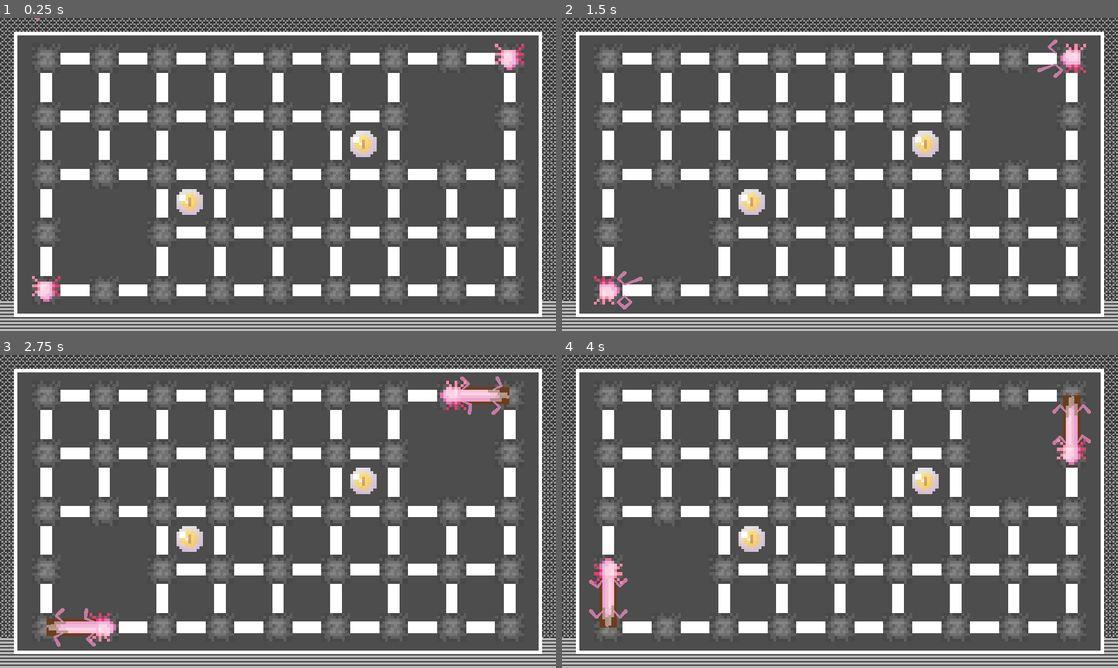
Above: before the commit, frames 1-4 (two rows, left to right).
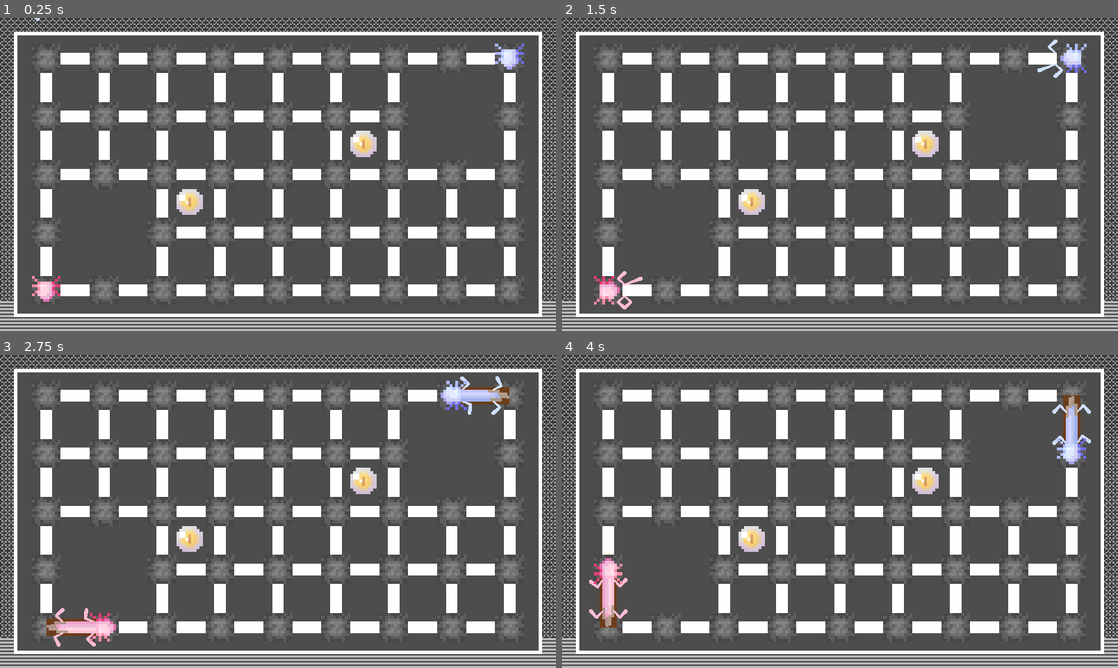
Above: after the commit, the same moments.

Repository: r8114wjbn9118/Hello-Godot-Game-Jam-1
Game: Godot game, scene res://Map/Map.tscn
The game is run twice, just before and just after one commit, with the same random seed, the same clock (stepped at 60 frames per second) and the same inputs. The engine's default icon, where the game draws it, is replaced by a stand-in: a white triangle on a blue panel in a dark square.
Inputs:
- Up to frame 1 (0.25 s): no input
- Up to frame 2 (1.5 s): tap Enter (ui_accept) at 0.5, 0.77 s; hold Right (ui_right) 0.53-1.28 s; hold Z (z) 0.53-1.28 s; hold Down (ui_down) from 1.28 s (still down); tap Z (z) at 1.35 s
- Up to frame 3 (2.75 s): tap Enter (ui_accept) at 1.52, 2 s; release Down (ui_down) at 2.03 s; hold Right (ui_right) from 2.03 s (still down); hold Z (z) from 2.03 s (still down)
- Up to frame 4 (4 s): release Right (ui_right) at 2.78 s; release Z (z) at 2.78 s; hold Up (ui_up) 2.78-3.53 s; tap Z (z) at 2.85 s; tap Enter (ui_accept) at 3.02, 3.77 s; hold Left (ui_left) from 3.53 s (still down); hold Z (z) from 3.53 s (still down)

The runs differ from the first frame. In frame 1, 0.2% of the frame differs, in the area x 6-95%, y 0-17%; in frame 2, 0.4%; in frame 3, 0.7%, in the area x 9-91%, y 6-94%; in frame 4, 0.7%.

Commit message:
color fix

Diff:
--- a/Map/wormManager.gd
+++ b/Map/wormManager.gd
@@ -34,9 +34,12 @@
 	main_worm.move_finish_signal.connect(_on_worm_move_finish)
 	sub_worm.move_finish_signal.connect(_on_worm_move_finish)
 
+
 func initialize(move_speed, max_move_distance):
 	self.move_speed = move_speed
 	self.max_move_distance = max_move_distance
+	main_worm.is_main(true)
+	sub_worm.is_main(false)
 
 	init_pos()
 	move_path = [main_worm.game_pos]
--- a/MapItems/WormTail/body/WormBody.tscn
+++ b/MapItems/WormTail/body/WormBody.tscn
@@ -6,6 +6,7 @@
 [ext_resource type="Script" path="res://MapItems/WormTail/body/path_line.gd" id="2_yo5do"]
 [ext_resource type="Script" path="res://MapItems/WormTail/body/body_line.gd" id="4_6p0er"]
 [ext_resource type="PackedScene" uid="uid://up6yecfvyrms" path="res://MapItems/WormTail/legIK/LegIK.tscn" id="5_ca66f"]
+[ext_resource type="Texture2D" uid="uid://ba628tixl2qel" path="res://image/洞螈圖示（粉／藍）/藍藍洞螈.png" id="7_lsyt8"]
 
 [sub_resource type="Curve2D" id="Curve2D_58frh"]
 _data = {
@@ -54,6 +55,7 @@
 position = Vector2(130, -34)
 
 [node name="BodyLine" type="Line2D" parent="Node/Body"]
+z_index = 2
 points = PackedVector2Array(60, -15, 181, 58)
 width = 20.0
 texture = ExtResource("2_q8g0w")
@@ -66,3 +68,10 @@
 z_index = 4
 scale = Vector2(5, 5)
 texture = ExtResource("2_vebed")
+
+[node name="藍藍洞螈" type="Sprite2D" parent="."]
+visible = false
+z_index = 4
+position = Vector2(0, -1)
+scale = Vector2(5, 5)
+texture = ExtResource("7_lsyt8")
--- a/MapItems/WormTail/body/body_line.gd
+++ b/MapItems/WormTail/body/body_line.gd
@@ -9,6 +9,12 @@
 	return $BodyLine.points
 func setPoints(arr):
 	$BodyLine.points = arr
+
+func setColor(color:Color):
+	var arr := [$LegIk_FR, $LegIk_BL, $LegIk_FL, $LegIk_BR]
+	for i in arr:
+		i.setColor(color)
+
 @onready var _line = $BodyLine
 
 var length:int = 10
@@ -18,7 +24,7 @@
 	GRID_SIZE = point_manager.tile_set.tile_size
 	GRID_OFFSET = point_manager.position + GRID_SIZE / 2
 
-	name = head.name + "Body"
+	#name = head.name + "Body"
 	var arr = []
 	for i in range(length * max_distance):
 		arr.append(head.position)
--- a/MapItems/WormTail/body/path_line.gd
+++ b/MapItems/WormTail/body/path_line.gd
@@ -12,7 +12,7 @@
 	GRID_SIZE = point_manager.tile_set.tile_size
 	GRID_OFFSET = point_manager.position + GRID_SIZE / 2
 
-	name = head.name + "Body"
+	#name = head.name + "Body"
 	var arr = []
 	for i in range(length * max_distance):
 		arr.append(head.position)
--- a/MapItems/WormTail/body/worm_body.gd
+++ b/MapItems/WormTail/body/worm_body.gd
@@ -36,8 +36,14 @@
 @onready var _pathLine := $Node/PathLine
 @onready var _bodyLine := $Node/Body
 # Called when the node enters the scene tree for the first time.
-func _is_main(main:bool):
-	pass
+func is_main(main:bool):
+	if main:
+		pass
+	else:
+		$"粉紅洞螈".visible = false
+		$"藍藍洞螈".visible = true
+		$Node/Body/BodyLine.texture = preload("res://MapItems/WormTail/body/身體(1).png")
+		_bodyLine.setColor(Color("cfdeff"))
 
 func _ready() -> void:
 	_pathLine.init(self, %Point)
--- a/MapItems/WormTail/legIK/LegIK.tscn
+++ b/MapItems/WormTail/legIK/LegIK.tscn
@@ -16,7 +16,7 @@
 points = PackedVector2Array(0, 0, 10, -11.1803, 20, 0)
 width = 7.0
 width_curve = SubResource("Curve_1conq")
-default_color = Color(0.778226, 0.480644, 0.63757, 1)
+default_color = Color(1, 0.733333, 0.835294, 1)
 joint_mode = 2
 begin_cap_mode = 2
 end_cap_mode = 2
--- a/MapItems/WormTail/legIK/leg_ik.gd
+++ b/MapItems/WormTail/legIK/leg_ik.gd
@@ -37,3 +37,6 @@
 			#if (arr[i] - arr[i+1]).length() > LENGTH:
 			arr[i] = (arr[i] - arr[i+1]).normalized() * LENGTH + arr[i+1]
 	%Line2D.points = arr
+
+func setColor(color:Color):
+	%Line2D.default_color = color
Not shown: 1 places in MapItems/WormTail/body/WormBody.tscn that only renumber resources
Binary file added: MapItems/WormTail/body/身體(1).png
Not shown, added: MapItems/WormTail/body/身體(1).png.import
